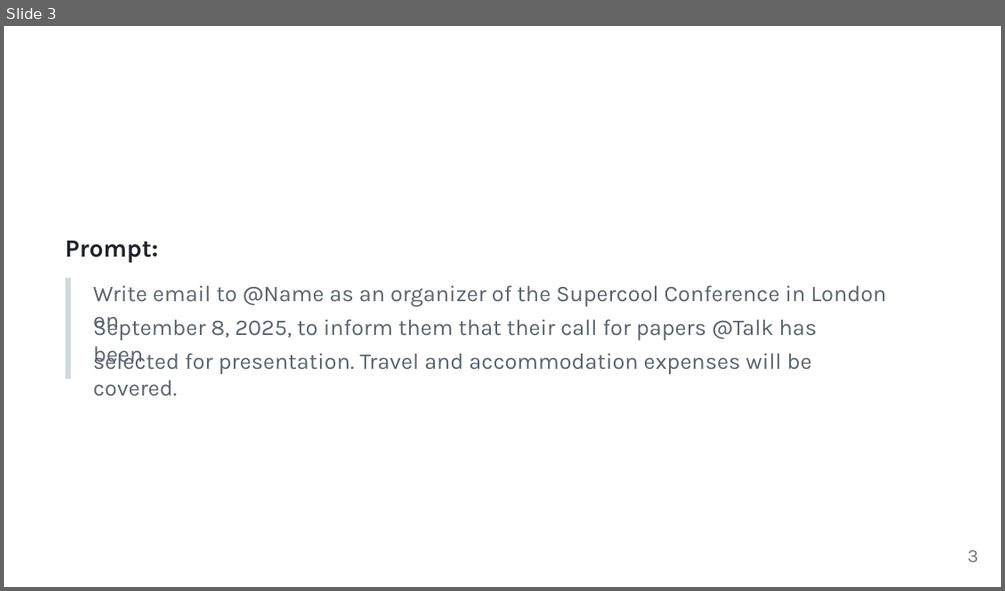
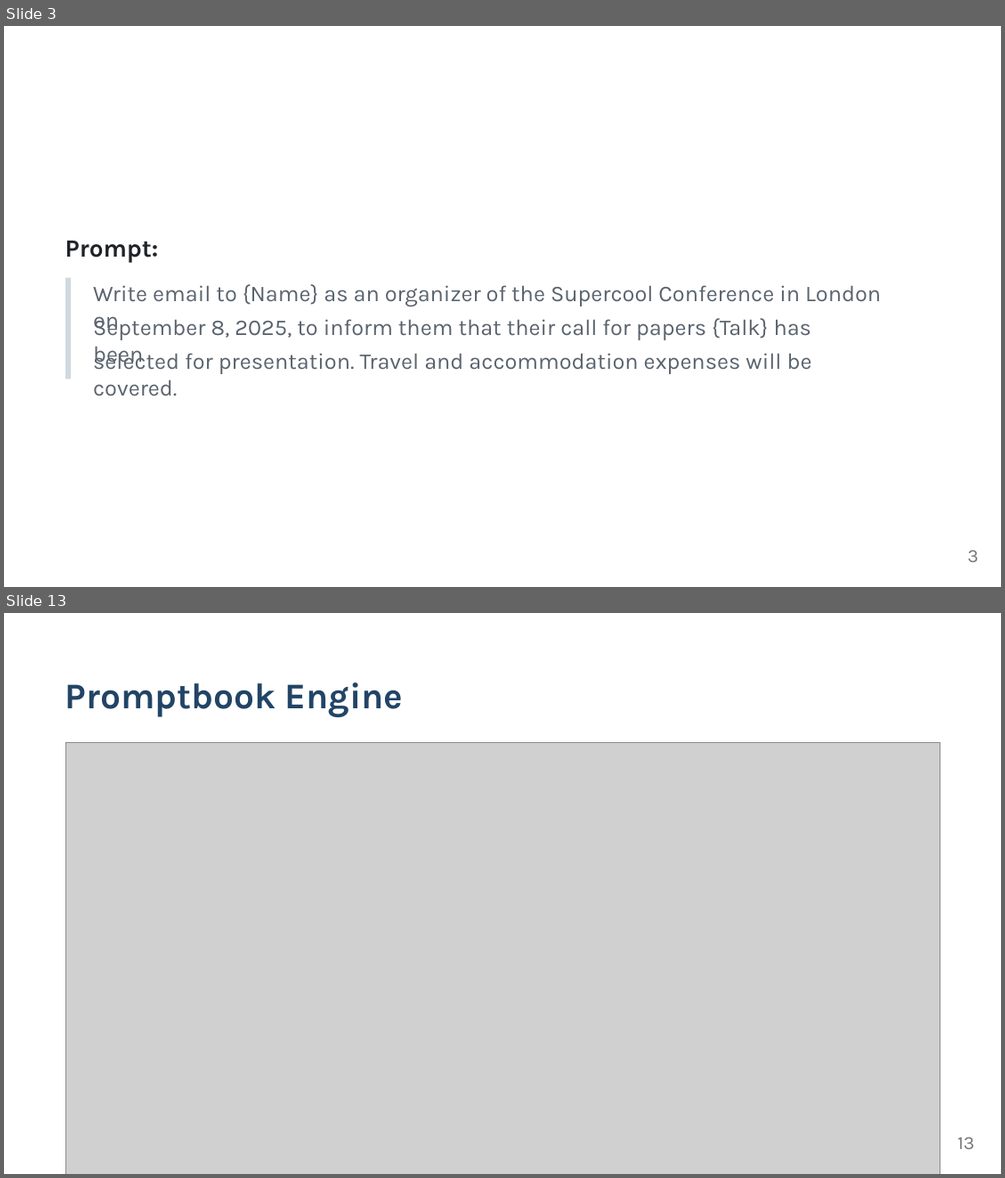
Before and after one commit to webgptorg/slides, a slide deck: Book-2.0.pptx. Shown one above the other, each under a label of ours: slide 3 before the commit, slides 3 and 13 after it; the slides between them are not shown. The pictures are 1005x591 and 1005x1178 pixels, drawn with LibreOffice and Linux fonts; fonts in the diff are those of the drawing; grey boxes stand for pictures. Boxes give left, top, right and bottom in pixels: in the first picture for what was removed or moved away, otherwise in the second. Text is boxed around its words. In the diff, an @@ line names an element or a change of style, - is before the commit and + after.

```diff
--- a/Book-2.0.pptx
+++ b/Book-2.0.pptx
@@ slide 13 added at [4, 613, 1001, 1174], background #FFFFFF @@
@@ freeform shape added at [4, 613, 1001, 1174], fill #FFFFFF @@
@@ text added at [65, 682, 404, 718], 34.8 pt, text #224466, bold @@
+Promptbook Engine
@@ picture added at [65, 742, 940, 1174] @@
@@ text added at [957, 1136, 974, 1149], 18 pt, text #777777 @@
+13
@@ slide 3 changed as well @@
@@ text at [93, 284, 881, 306]: text changed @@
-Write email to @Name as an organizer of the Supercool Conference in London on
+Write email to {Name} as an organizer of the Supercool Conference in London on
@@ text at [93, 316, 812, 340]: text changed @@
-September 8, 2025, to inform them that their call for papers @Talk has been
+September 8, 2025, to inform them that their call for papers {Talk} has been
```
Also in this commit, not shown: 5 other slides changed, 7 other slides added, 2 slides removed, 12 other files.
